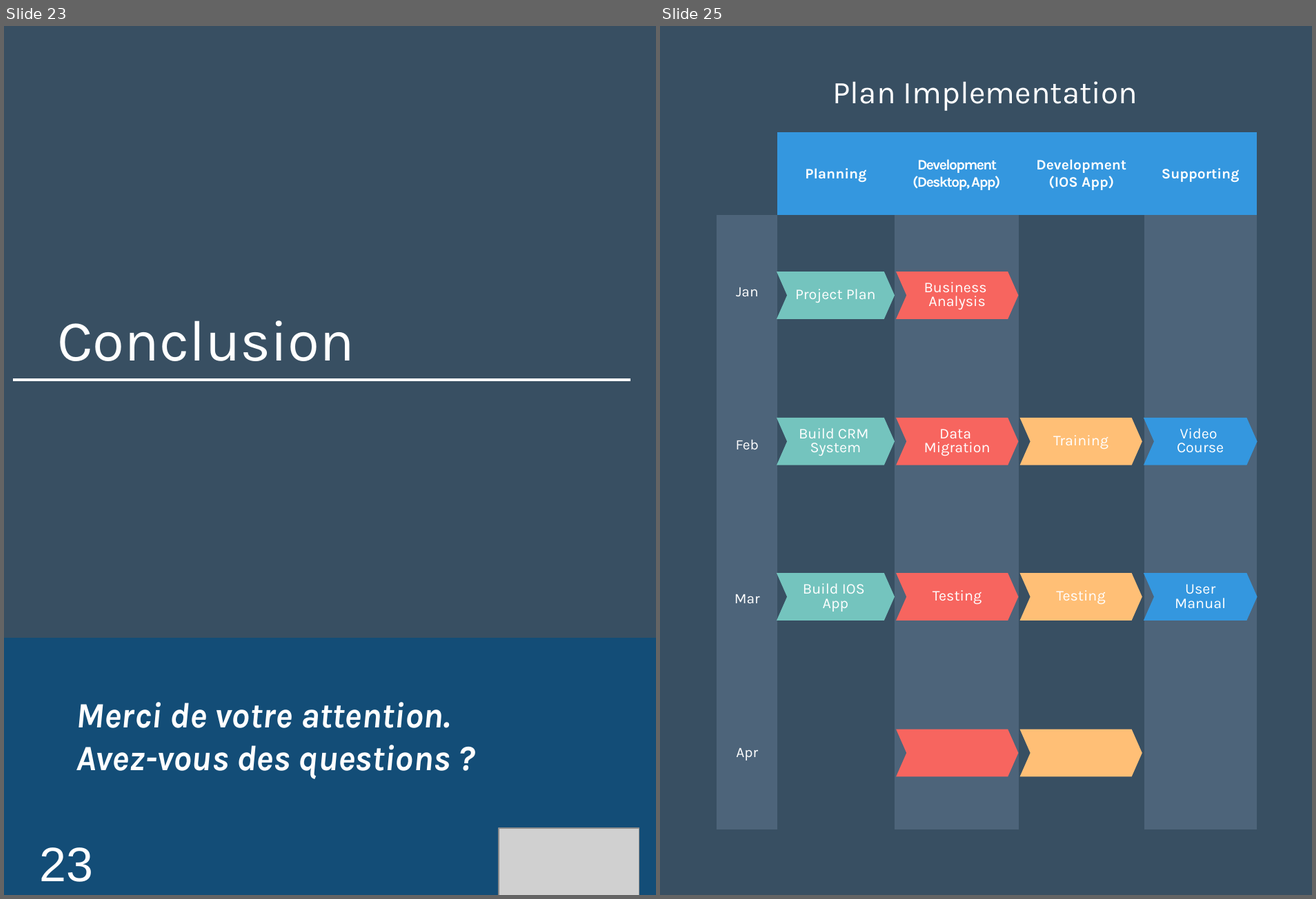
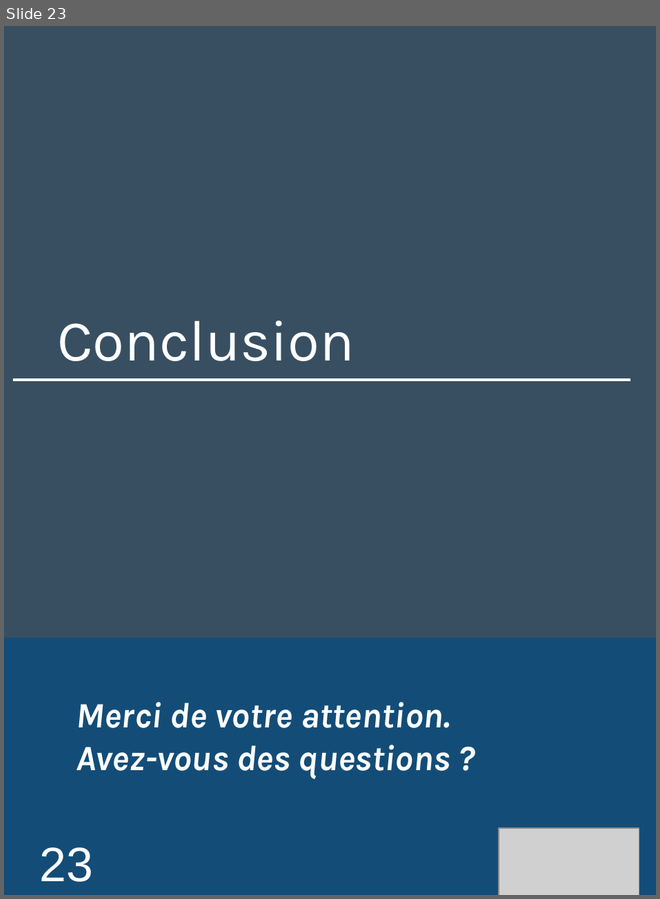
Before and after one commit to Loicpln/Projet_Algo_N2, a slide deck: Elements de presentation/Soutenance finale.pptx. Shown side by side, each under a label of ours: slides 23 and 25 before the commit, slide 23 after it; the slides between them are not shown. The pictures are 1316x899 and 660x899 pixels, drawn with LibreOffice and Linux fonts; fonts in the diff are those of the drawing; grey boxes stand for pictures. Boxes give left, top, right and bottom in pixels: in the first picture for what was removed or moved away, otherwise in the second. Text is boxed around its words. In the diff, an @@ line names an element or a change of style, - is before the commit and + after.

```diff
--- a/Elements de presentation/Soutenance finale.pptx
+++ b/Elements de presentation/Soutenance finale.pptx
@@ slide 25 removed at (660,26,1312,895), background #384F62 @@
@@ text removed at (833,81,1137,111) @@
-Plan Implementation
@@ table removed at (717,133,1256,831), 5 rows, 5 columns @@
- | Planning | Development (Desktop, App) | Development (IOS App) | Supporting
-Jan |  |  |  | 
-Feb |  |  |  | 
-Mar |  |  |  | 
-Apr |  |  |  | 
@@ chevron removed at (777,272,895,320) @@
@@ chevron removed at (897,272,1019,320) @@
@@ text removed at (795,289,876,303) @@
-Project Plan
@@ text removed at (924,282,987,310) @@
-Business
-Analysis
@@ chevron removed at (777,418,895,466) @@
@@ chevron removed at (897,418,1019,466) @@
@@ chevron removed at (1020,418,1142,466) @@
@@ chevron removed at (1144,418,1258,466) @@
@@ text removed at (799,428,869,456) @@
-Build CRM
-System
@@ text removed at (924,429,991,456) @@
-Data
-Migration
@@ text removed at (1053,435,1108,449) @@
-Training
@@ text removed at (1177,428,1224,453) @@
-Video
-Course
@@ chevron removed at (777,574,895,621) @@
@@ text removed at (803,584,865,612) @@
-Build IOS
-App
@@ chevron removed at (897,574,1019,621) @@
@@ chevron removed at (1020,574,1142,621) @@
@@ chevron removed at (1144,574,1258,621) @@
@@ text removed at (1175,584,1226,609) @@
-User
-Manual
@@ text removed at (933,590,982,604) @@
-Testing
@@ text removed at (1056,590,1105,604) @@
-Testing
@@ chevron removed at (897,729,1019,777) @@
@@ chevron removed at (1020,729,1142,777) @@
```
Also in this commit, not shown: 1 slide changed, 33 other slides removed.
